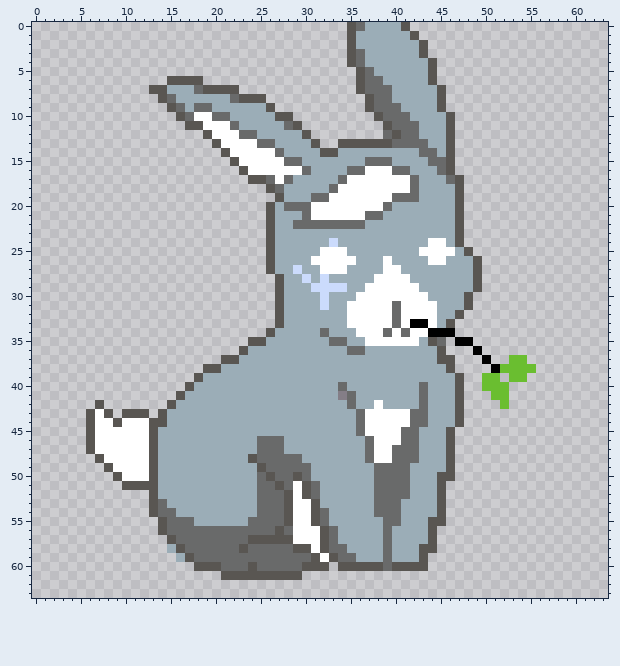
Pixel-art sprite: I/IstheOrderARabbit/WildGeese64SD.png. This is how it looked before the edit.
The file is 64x64 pixels.
After:
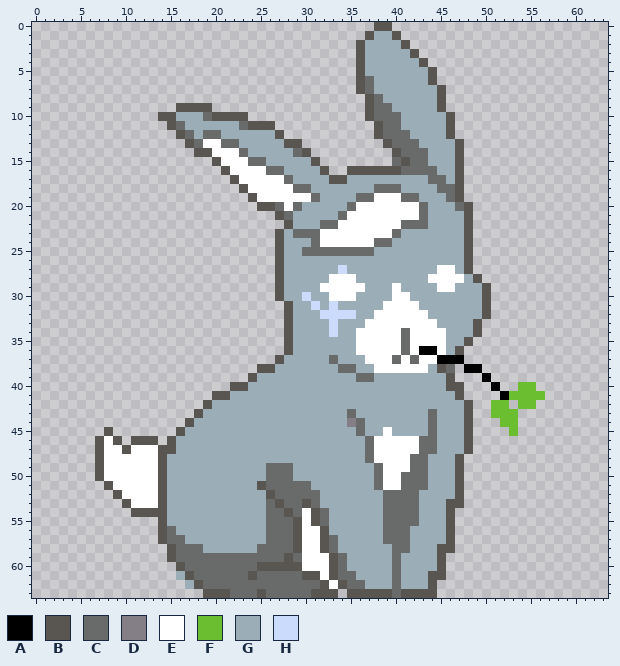
Palette (. is transparent): A #000000  B #595652  C #696a6a  D #847e87  E #ffffff  F #6abe30  G #9badb7  H #cbdbfc
The edit:
Changed rows in their new state; - is an unchanged pixel.
first column x 6:
 0 -----------------------------...BB..---------------
 1 -----------------------------..B--B..--------------
 2 -----------------------------.B----B..-------------
 3 -----------------------------.B-----B.-------------
 4 -----------------------------.B------B.------------
 5 -------------------------------G-------------------
 6 ---------....-------------------G------------------
 7 -------..........---------------GG-----------------
 8 --------............-------------G-----------------
 9 ---------.BBBB.......-------------G----------------
10 --------BBGGGCBBBB.....--------BC--G---------------
11 ---------BCGGGGGGCBBB...--------BC-GG--------------
12 ----------BCGCCGGGG--B...-------B-C-G--------------
13 -----------BCEECCGGGG-BB..--.....----G--GB---------
14 ------------BBEE-CGGGG-CB.........BCC-G-GB---------
15 --------------BEE-CCGGGG-B........CBCCGGGB---------
16 ---------------BEE--CCGGG-B..BBBBBB-CCCGGB---------
17 ----------------BEEEE------BBGGGGGGGG-CCG----------
18 -----------------BEEEEECC--GGGGGCCCGG--CC----------
19 ------------------BEEEEEE-GGGGCC--E-----C----------
20 -------------------B-CE-GGGGGC---EEEEC---CB--------
21 --------------------.BC-GGGGC--EEEEEEC---GB--------
22 --------------------..BGGG--EEEEEEECCC---GB--------
23 --------------------.B-CCCEEEEEEEEC------GB--------
24 --------------------.B---CEEEEEECC----GG-GB--------
25 --------------------.B--CCCCCCCC-----GGGG----------
26 --------------------.B---GGGGG---G----GG--B.-------
27 --------------------.B-G--GGH----GG----EE-B.-------
28 ------------------------G-GEEE--GGGG--EEEE---------
29 -------------------------GEEEEEGGG-GG--EE--GB------
30 ------------------------H-GEEEGGGG--GG----GGB------
31 ---------------------.B--HGH-GGGG-E--GG---GGB------
32 ---------------------.B---HHHHGG--E---G--GGGB------
33 ---------------------.B----H-GG---E-EE--GGGB-------
34 --------------------..B---GH-----E----EEGGGB-------
35 ------------------....B----GG-E----C-EEEGGB--------
36 -----------------.....B------GEEEEECEAAEGB-.-------
37 ---------------......B-----C---EEECECEEAAA--.--..--
38 -------------......BB-------CC--EEEEEE-BC-AA-.....-
39 ------------......B-----------CC--------B.--A.-..--
40 -----------.....BB----------G--------G--B---.A.-FF-
41 ----------....BB------------GG-------G-------.AFFFF
42 -.-------....B---------------G--G----G---GB--F--FF-
43 ...-...-....B----------------CGGGGGGGGC--GB--FFF---
44 ...........B-----------------D-GGGGGGGC--GB---FF---
45 ..B.......B--------------------GG-GGG-C-GGB----F---
46 .B-B.BB-.B---------GGG-------------EECC-GGB--------
47 .B--B--EBB---------GGG------------EEECC-GGB--------
48 -------EB---------GGGGGG----------EE-C--GB---------
49 -BE----EB----------G---GG--------EEECC--GB---------
50 -BEE---EB----------GC--GG--------EE-CC-GGB---------
51 --BEEEEEB----------B-C-CCG-------EE-CC-GGB---------
52 ---BEEEEB----------GB-CCC-------G---C--GGB---------
53 ----BEEEB----------G-BCCBC------G--CC--GBB---------
54 -----BB-BG---------G---C--------G--CC--GB----------
55 ---------GGG------GG--CB-----------CC-GGB----------
56 ----------GGGGGGGGGG-C-B---G------CC--GGB----------
57 --------BC-GGGGGGGGGCCCB----------CC--GGB----------
58 ---------BC--GGGGGG-----E---G----GCC-GGBB----------
59 ---------BCC----------B-EE---G---GC--GGB-----------
60 ----------BCCCC---CBBBBBEEEBCGGGGGCGGGGB-----------
61 ----------GBCCCCCC-CCCCCBBEBCCGGGGCGGGBB-----------
62 -----------GBCCCCCCCCCCCCCBEBCCGGGCGGGB------------
63 -------------BBBCCCBCCCCCBBB-BBBBBCBBBB------------
Boxes around the changes in both pictures, in picture pixels (x1, y1, x2, y2):
changed: (86, 22, 545, 598)
